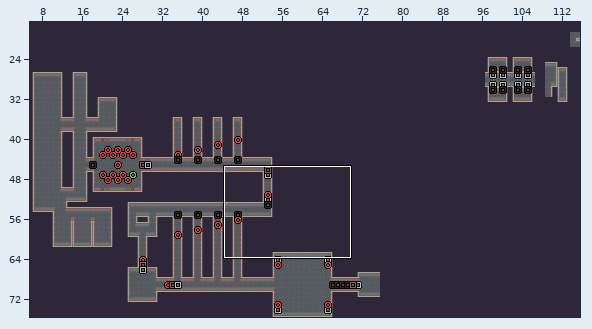
One commit to this LDtk project: assets/maps/game_map.ldtk. The first picture is a wide view before the edit; the outline marks the close-up.
Close-up. Before the edit:
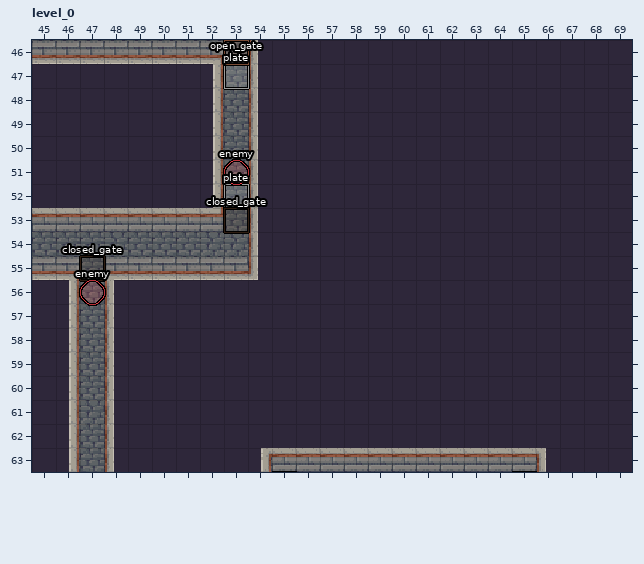
Cells are 16x16 px. Shown: level_0 x 45..69, y 46..63. The commit also changed other parts of the map, which this record leaves out.
New version:
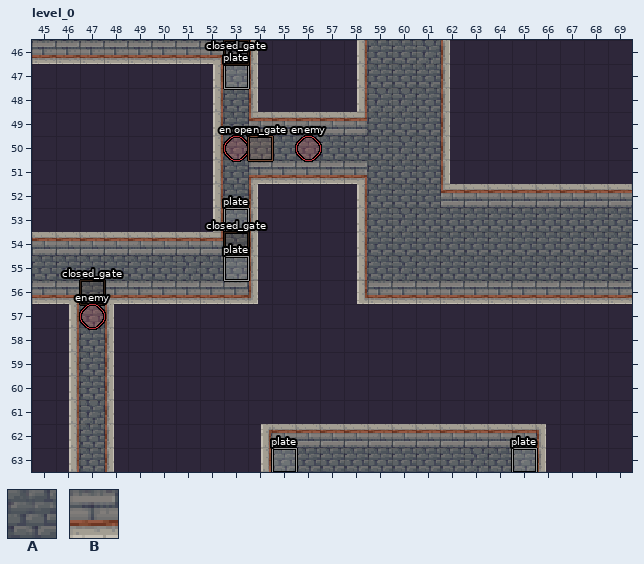
Key: from "layout": A 1 "Floor", B 2 "Wall".
_ is an empty cell.
Objects are placed by their top-left corner, in cells (3,4 is the top-left corner of cell 3,4); size is 1x1 cell unless given.
Diff:
{"where": "layer \"layout\""}
{"y":46,"x":58,"old":"_____","new":"BAAAB"}
{"y":47,"x":58,"old":"_____","new":"BAAAB"}
{"y":48,"x":58,"old":"_____","new":"BAAAB"}
{"y":49,"x":55,"old":"________","new":"BBBBAAAB"}
{"y":50,"x":54,"old":"B________","new":"AAAAAAAAB"}
{"y":51,"x":55,"old":"________","new":"BBBBAAAB"}
{"y":52,"x":58,"old":"____________","new":"BAAABBBBBBBB"}
{"y":53,"x":45,"old":"BBBBBBB","new":"_______"}
{"y":53,"x":58,"old":"____________","new":"BAAAAAAAAAAA"}
{"y":54,"x":45,"old":"AAAAAAAA","new":"BBBBBBBB"}
{"y":54,"x":58,"old":"____________","new":"BAAAAAAAAAAA"}
{"y":55,"x":45,"old":"BB","new":"AA"}
{"y":55,"x":48,"old":"BBBBBB","new":"AAAAAA"}
{"y":55,"x":58,"old":"____________","new":"BAAAAAAAAAAA"}
{"y":56,"x":45,"old":"_","new":"B"}
{"y":56,"x":49,"old":"______","new":"BBBBBB"}
{"y":56,"x":58,"old":"____________","new":"BBBBBBBBBBBB"}
{"y":62,"x":54,"old":"_____________","new":"BBBBBBBBBBBBB"}
{"y":63,"x":55,"old":"BBBBBBBBBBB","new":"AAAAAAAAAAA"}
{"where": "layer \"entities\""}
{"was": "\"plate\" rectangle at 53,52", "now": "\"plate\" rectangle at 53,53"}
{"was": "\"closed_gate\" rectangle at 53,53", "now": "\"closed_gate\" rectangle at 53,54"}
{"was": "\"enemy\" ellipse at 53,51", "now": "\"enemy\" ellipse at 53,50"}
{"was": "\"closed_gate\" rectangle at 47,55", "now": "\"closed_gate\" rectangle at 47,56"}
{"was": "\"enemy\" ellipse at 47,56", "now": "\"enemy\" ellipse at 47,57"}
{"was": "outside this view", "now": "\"plate\" rectangle at 55,63"}
{"was": "outside this view", "now": "\"plate\" rectangle at 65,63"}
{"now": "\"enemy\" ellipse at 56,50"}
{"now": "\"plate\" rectangle at 53,55"}
{"now": "\"closed_gate\" rectangle at 53,46"}
{"now": "\"open_gate\" rectangle at 54,50"}
{"was": "\"open_gate\" rectangle at 53,46"}
